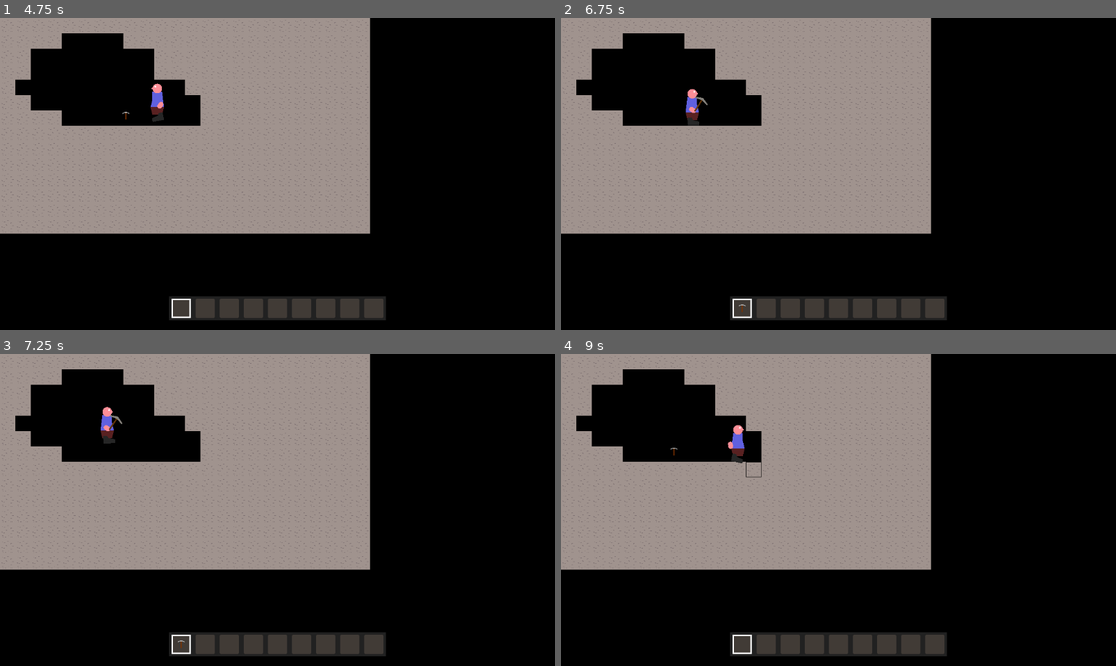
Above: before the commit, frames 1-4 (two rows, left to right).
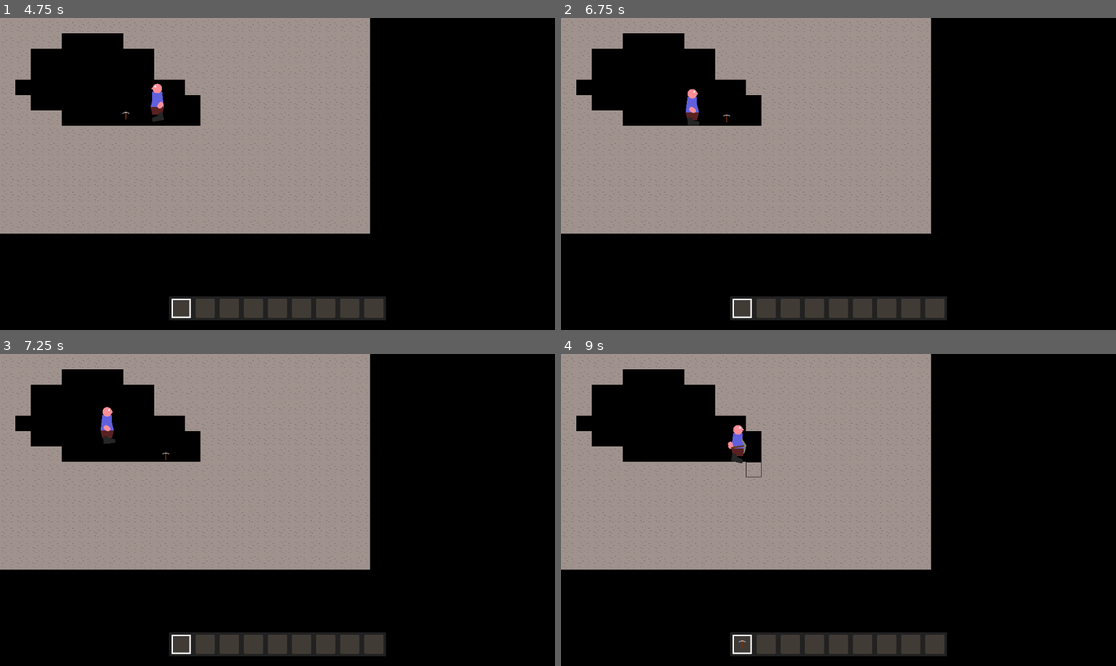
Above: after the commit, the same moments.

Repository: Griiimon/2D-Mining-Sandbox
Game: Godot game, scene res://scenes/game.tscn
Two runs of this game, one before a commit and one after it. Both use one fixed random seed, a clock stepped at 60 frames per second and the inputs below.
Inputs (mouse positions are in pixels of both pictures, inside the frame that each line leads up to):
- Up to frame 1 (4.75 s): move the mouse to (399, 158) at 0.52 s; hold D (right) 0.53-2.03 s; tap X (drop_item) at 0.6, 2.85 s; click (399, 158) at 0.67 s; tap Up (jump) at 0.77, 1.52, 3.02, 3.77, 4.52 s; move the mouse to (166, 189) at 1.27 s; tap E (next_hotbar_item) at 1.35, 3.6 s; move the mouse to (333, 105) at 2.02 s; hold A (left) 2.03-2.78 s; tap Q (previous_hotbar_item) at 2.1, 4.35 s; move the mouse to (249, 236) at 2.77 s; hold D (right) 2.78-4.28 s; click (249, 236) at 2.92 s; move the mouse to (444, 220) at 3.52 s; move the mouse to (111, 127) at 4.27 s; hold A (left) from 4.28 s (still down)
- Up to frame 2 (6.75 s): move the mouse to (866, 174) at 5.02 s; release A (left) at 5.03 s; hold D (right) 5.03-5.78 s; tap X (drop_item) at 5.1 s; click (866, 174) at 5.17 s; move the mouse to (755, 96) at 5.77 s; hold A (left) from 5.78 s (still down); tap E (next_hotbar_item) at 5.85 s; tap Up (jump) at 6.02 s; move the mouse to (960, 158) at 6.52 s; tap Q (previous_hotbar_item) at 6.6 s
- Up to frame 3 (7.25 s): keep holding A (left); tap Up (jump) at 6.77 s
- Up to frame 4 (9 s): move the mouse to (727, 525) at 7.27 s; release A (left) at 7.28 s; hold D (right) from 7.28 s (still down); tap X (drop_item) at 7.35 s; click (727, 525) at 7.42 s; tap Up (jump) at 7.52 s; move the mouse to (894, 441) at 8.02 s; tap E (next_hotbar_item) at 8.1 s; move the mouse to (810, 572) at 8.77 s; tap Q (previous_hotbar_item) at 8.85 s

Frame 1 is identical in both runs. In frame 2, less than 0.1% of the frame differs, in the area x 24-34%, y 25-95%; in frame 3, less than 0.1%; in frame 4, less than 0.1%, in the area x 19-34%, y 27-95%.

Commit message:
pull items towards player

Diff:
--- a/scenes/world_item.tscn
+++ b/scenes/world_item.tscn
@@ -1,9 +1,12 @@
-[gd_scene load_steps=3 format=3 uid="uid://bvx4bb7jk0sr7"]
+[gd_scene load_steps=4 format=3 uid="uid://bvx4bb7jk0sr7"]
 
 [ext_resource type="Script" path="res://scripts/world_item.gd" id="1_py7qy"]
 
 [sub_resource type="RectangleShape2D" id="RectangleShape2D_uyjr6"]
 size = Vector2(18, 18)
+
+[sub_resource type="CircleShape2D" id="CircleShape2D_hafnq"]
+radius = 50.0
 
 [node name="World Item" type="Area2D"]
 collision_mask = 2
@@ -25,5 +28,12 @@
 wait_time = 2.0
 one_shot = true
 
+[node name="Magnet Range" type="Area2D" parent="."]
+collision_mask = 2
+
+[node name="CollisionShape2D" type="CollisionShape2D" parent="Magnet Range"]
+shape = SubResource("CircleShape2D_hafnq")
+
 [connection signal="body_entered" from="." to="." method="_on_body_entered"]
 [connection signal="timeout" from="Pickup Cooldown" to="." method="_on_pickup_cooldown_timeout"]
+[connection signal="body_entered" from="Magnet Range" to="." method="_on_magnet_range_body_entered"]
--- a/scripts/world_item.gd
+++ b/scripts/world_item.gd
@@ -3,11 +3,15 @@
 
 @export var item_gravity: float= 100
 @export var bounce: float= 20
+@export var pull_force: float= 10
 
 @onready var sprite: Sprite2D = $Sprite2D
 @onready var shape_cast: ShapeCast2D = $ShapeCast2D
 
 @onready var pickup_cooldown = $"Pickup Cooldown"
+
+@onready var magnet_range = $"Magnet Range"
+
 
 var item: Item:
 	set(_item):
@@ -25,8 +29,23 @@
 
 
 func _physics_process(delta):
+	var being_pulled:= false
+
+	for body in magnet_range.get_overlapping_bodies():
+		assert(body is Player)
+
+		if not pickup_cooldown.is_stopped():
+			continue
+
+		var player: Player= body
+		if player.can_pickup(item):
+			velocity+= (player.global_position - global_position).normalized() * pull_force
+			being_pulled= true
+
+
 	if not shape_cast.is_colliding():
-		velocity.y+= item_gravity * delta
+		if not being_pulled:
+			velocity.y+= item_gravity * delta
 	else:
 		var normal:= Vector2.ZERO
 
Not shown, changed: TODO.txt
Not shown, changed: Version History.txt
